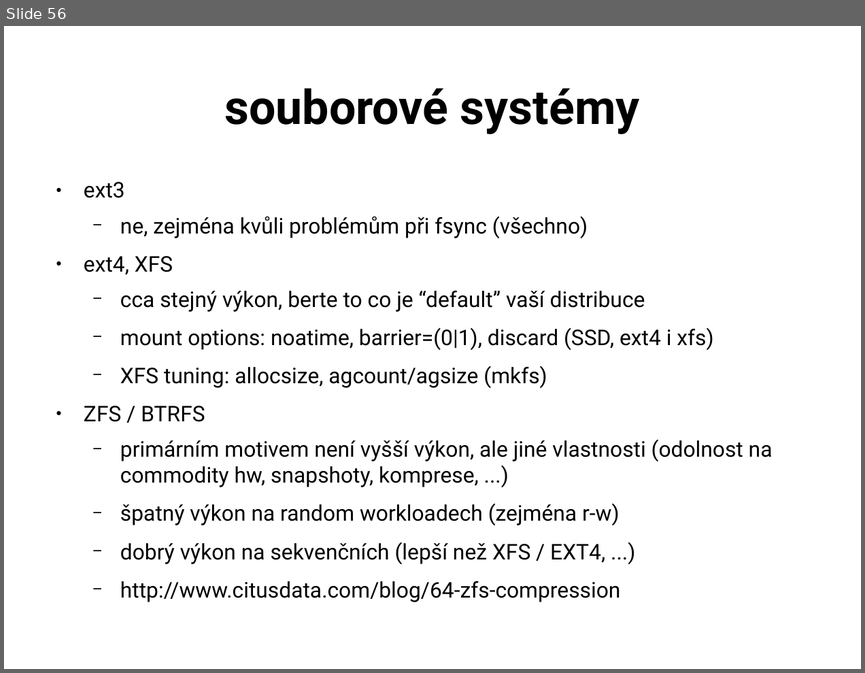
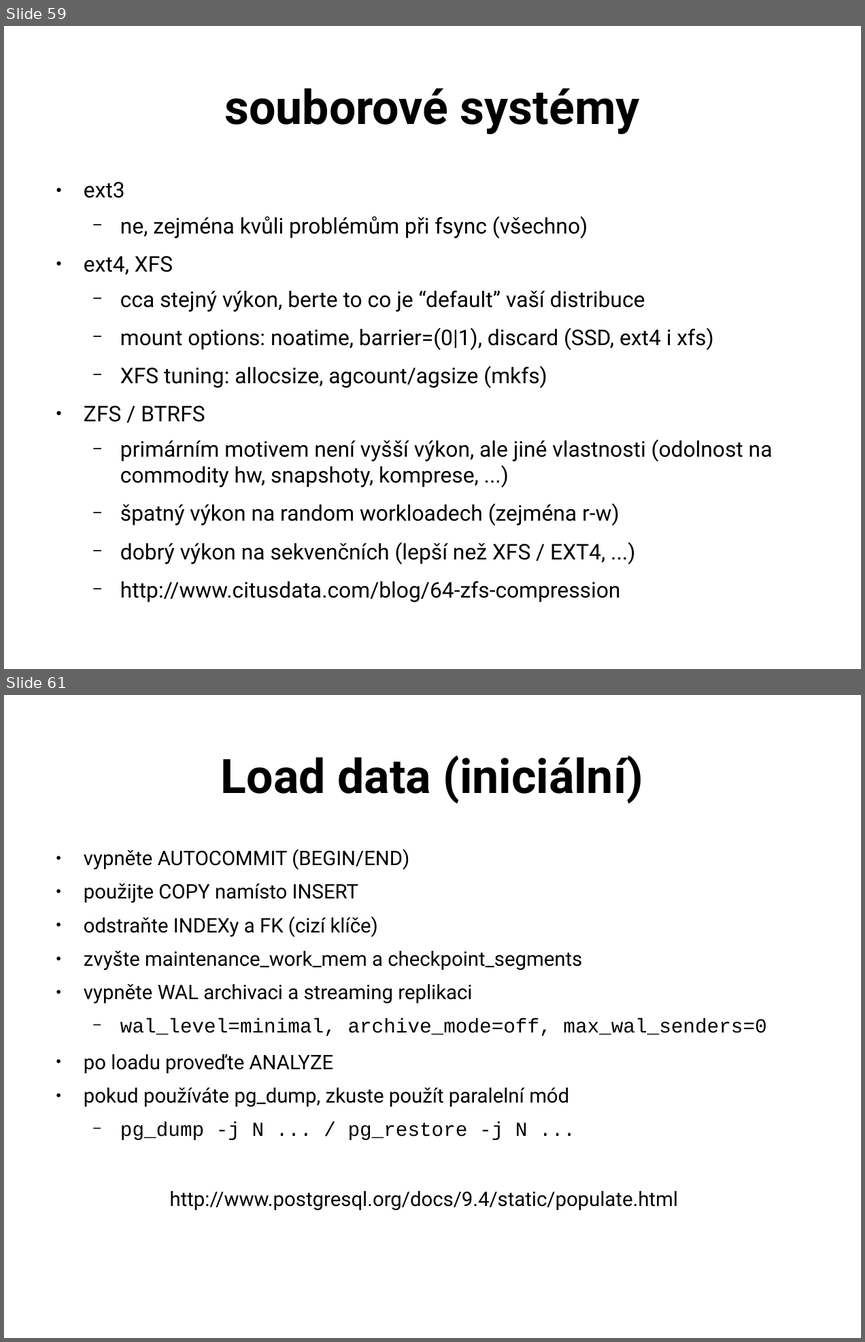
Before and after one commit to tvondra/perf_tuning_training, a slide deck: perf-tuning-training.odp. Shown one above the other, each under a label of ours: slide 56 before the commit, slides 59 and 61 after it; the slides between them are not shown. The pictures are 865x673 and 865x1342 pixels, drawn with LibreOffice and Linux fonts; fonts in the diff are those of the drawing. Boxes give left, top, right and bottom in pixels: in the first picture for what was removed or moved away, otherwise in the second. Text is boxed around its words. In the diff, an @@ line names an element or a change of style, - is before the commit and + after.

```diff
--- a/perf-tuning-training.odp
+++ b/perf-tuning-training.odp
@@ slide 61 added at [4,695,861,1338], background #FFFFFF @@
@@ title added at [221,756,643,804], 44 pt, text #000000, bold @@
+Load data (iniciální)
@@ text added at [84,849,766,1210], 18.5 pt, text #000000 @@
+● vypněte AUTOCOMMIT (BEGIN/END)
+● použijte COPY namísto INSERT
+● odstraňte INDEXy a FK (cizí klíče)
+● zvyšte maintenance_work_mem a checkpoint_segments
+● vypněte WAL archivaci a streaming replikaci
+  − wal_level=minimal, archive_mode=off, max_wal_senders=0
+● po loadu proveďte ANALYZE
+● pokud používáte pg_dump, zkuste použít paralelní mód
+  − pg_dump -j N ... / pg_restore -j N ...
+http://www.postgresql.org/docs/9.4/static/populate.html
@@ what was slide 56 is now slide 59 @@
```
Also in this commit, not shown: 5 other slides added, 2 other files.
